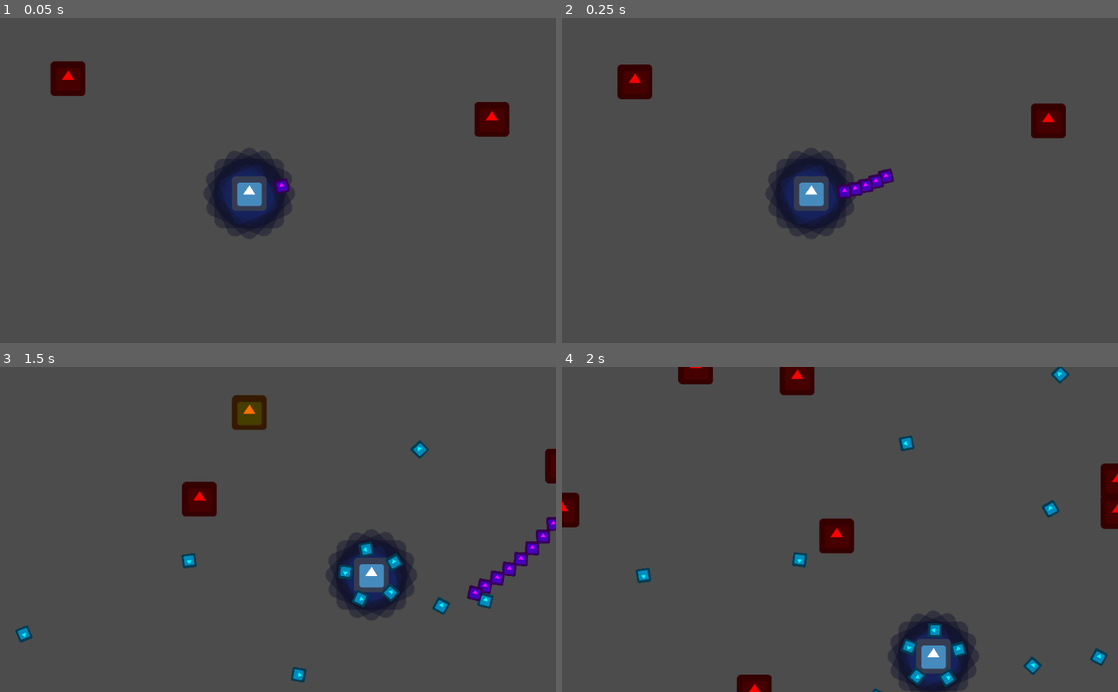
Above: before the commit, frames 1-4 (two rows, left to right).
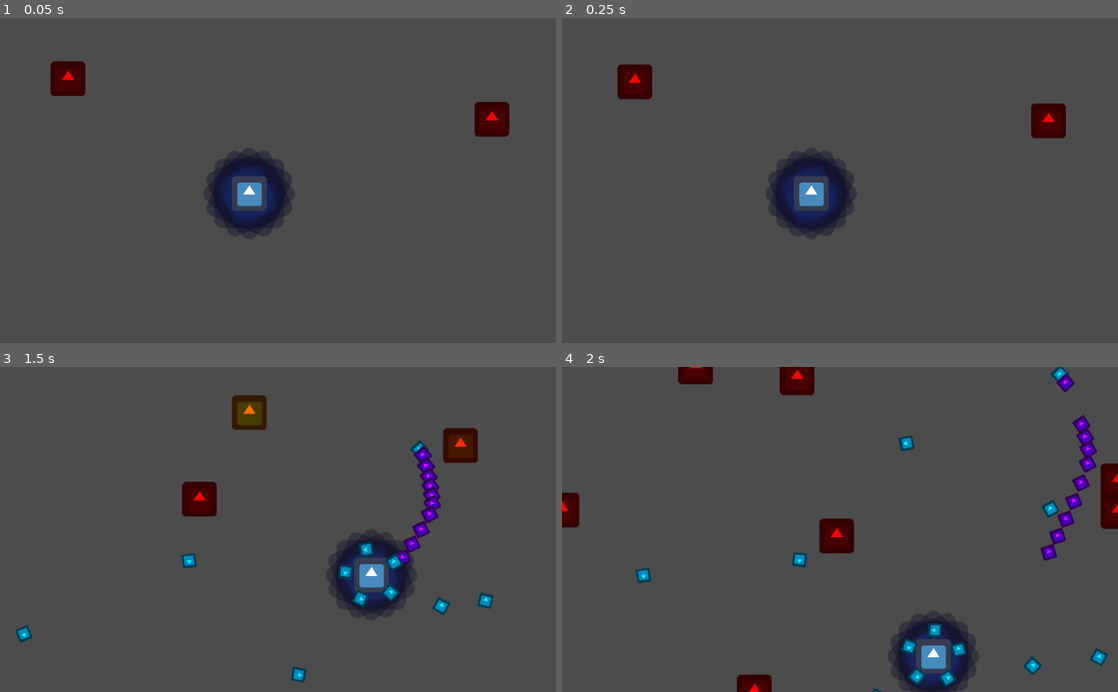
Above: after the commit, the same moments.

Repository: franxz/proto-top-down
Game: Godot game, scene res://scenes/test-map/TestMap.tscn
Two runs of this game, one before a commit and one after it. Both use one fixed random seed, a clock stepped at 60 frames per second and the inputs below. The engine's default icon, where the game draws it, is replaced by a stand-in: a white triangle on a blue panel in a dark square.
Inputs:
- Up to frame 1 (0.05 s): no input
- Up to frame 2 (0.25 s): no input
- Up to frame 3 (1.5 s): hold Right (ui_right) 0.53-1.28 s; hold Down (ui_down) from 1.28 s (still down)
- Up to frame 4 (2 s): keep holding Down (ui_down)

The runs differ from the first frame. In frame 1, 0.1% of the frame differs, in the area x 49-53%, y 49-55%; in frame 2, 0.5%; in frame 3, 2.6%, in the area x 71-100%, y 18-73%; in frame 4, 1.1%.

Commit message:
Add enemy_entered signal to AttackRange

Diff:
--- a/scenes/attack-range/AttackRange.gd
+++ b/scenes/attack-range/AttackRange.gd
@@ -4,6 +4,8 @@
 # - add get_closest_enemy_moving_towards_player()
 
 var enemies := []
+
+signal enemy_entered
 
 func _ready():
 	connect("body_entered", self, "_on_body_entered")
@@ -12,6 +14,7 @@
 
 func _on_body_entered(body: Node):
 	if body.is_in_group("enemies"):
+		emit_signal("enemy_entered", body)
 		enemies.append(body)
 
 
--- a/scenes/weapon-with-range/WeaponWithRange.gd
+++ b/scenes/weapon-with-range/WeaponWithRange.gd
@@ -14,11 +14,11 @@
 onready var attack_range := get_node("AttackRange")
 
 func _ready():
-	attack_range.connect("body_entered", self, "_on_enemy_in_range")
+	attack_range.connect("enemy_entered", self, "_on_enemy_entered")
 	weapon_base.init(self, shot_scene)
 
 
-func _on_enemy_in_range(enemy: Node) -> void:
+func _on_enemy_entered(enemy: Node) -> void:
 	if !on_cooldown:
 		_shoot(enemy)
 		_reset_cooldown()
